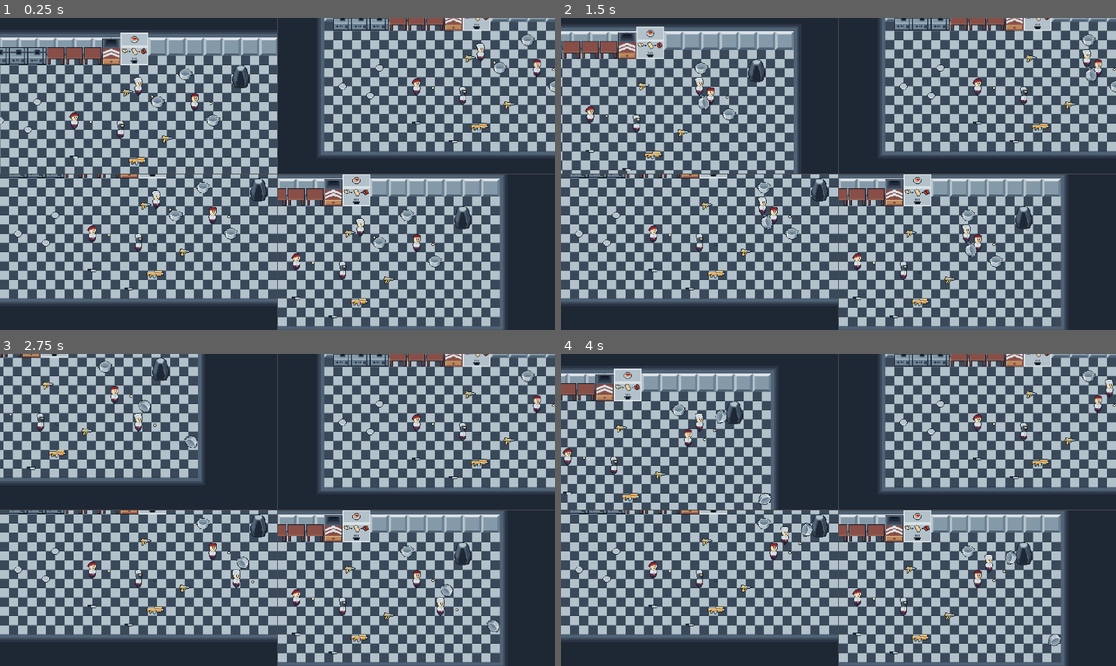
Above: before the commit, frames 1-4 (two rows, left to right).
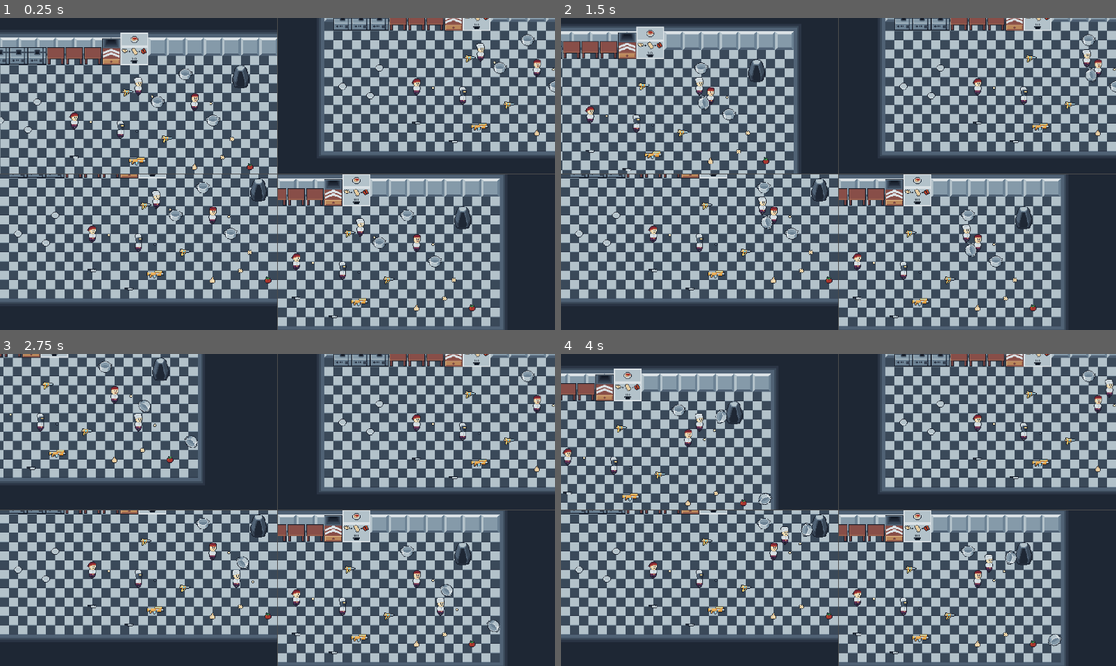
Above: after the commit, the same moments.

Repository: nonamecorn/romancce_macabre
Game: Godot game, scene res://game.tscn
Same seed, same stepped clock (60 frames per second), same inputs: the game is played once before the commit and once after it.
Inputs (mouse positions are in pixels of both pictures, inside the frame that each line leads up to):
- Up to frame 1 (0.25 s): no input
- Up to frame 2 (1.5 s): tap Enter at 0.5 s; move the mouse to (960, 158) at 0.52 s; hold D (p1_right) 0.53-1.28 s; right-click (960, 158) at 0.6 s; click (960, 158) at 0.67 s; move the mouse to (727, 189) at 1.27 s; hold S (p1_down) from 1.28 s (still down); click (727, 189) at 1.35 s
- Up to frame 3 (2.75 s): move the mouse to (333, 441) at 2.02 s; release S (p1_down) at 2.03 s; hold D (p1_right) from 2.03 s (still down); right-click (333, 441) at 2.1 s
- Up to frame 4 (4 s): move the mouse to (810, 572) at 2.77 s; release D (p1_right) at 2.78 s; hold W (p1_up) 2.78-3.53 s; click (810, 572) at 2.85 s; move the mouse to (1005, 556) at 3.52 s; hold A (p1_left) from 3.53 s (still down); right-click (1005, 556) at 3.6 s

The runs differ from the first frame. In frame 1, 0.2% of the frame differs, in the area x 34-98%, y 35-94%; in frame 2, 0.2%, in the area x 26-98%, y 35-94%; in frame 3, 0.2%; in frame 4, 0.2%.

Commit message:
final fixes

Diff:
--- a/lvls/map.tscn
+++ b/lvls/map.tscn
@@ -17,6 +17,9 @@
 [ext_resource type="PackedScene" uid="uid://x1q7hnbftsrp" path="res://obj/containers/plate.tscn" id="15_q58cs"]
 [ext_resource type="PackedScene" uid="uid://du0ix4us52k2r" path="res://lvls/cave.tscn" id="16_ie3xl"]
 [ext_resource type="Texture2D" uid="uid://d3g3buym2l6r0" path="res://img/items/howtospaghetti .png" id="17_4vclt"]
+[ext_resource type="PackedScene" uid="uid://wr3x0n1wfx4f" path="res://obj/entity/cornelius.tscn" id="18_ajnks"]
+[ext_resource type="PackedScene" uid="uid://c1nm243uchc6w" path="res://obj/entity/grloc.tscn" id="19_rmre4"]
+[ext_resource type="PackedScene" uid="uid://6dum362dqp5s" path="res://obj/entity/pomidor.tscn" id="20_2mgel"]
 
 [sub_resource type="TileSetAtlasSource" id="TileSetAtlasSource_b4fcx"]
 texture = ExtResource("5_04hbb")
@@ -209,3 +212,15 @@
 [node name="howtospaghetti" type="Sprite2D" parent="."]
 position = Vector2(264, 52)
 texture = ExtResource("17_4vclt")
+
+[node name="ingredient_base" parent="." instance=ExtResource("18_ajnks")]
+position = Vector2(416, 240)
+
+[node name="ingredient_base2" parent="." instance=ExtResource("19_rmre4")]
+position = Vector2(368, 256)
+
+[node name="ingredient_base3" parent="." instance=ExtResource("18_ajnks")]
+position = Vector2(432, 208)
+
+[node name="ingredient_base4" parent="." instance=ExtResource("20_2mgel")]
+position = Vector2(464, 256)
--- a/obj/containers/pot.gd
+++ b/obj/containers/pot.gd
@@ -7,7 +7,7 @@
 var cook_tween : Tween
 
 func matches(recipe : Recipe):
-	return recipe.inputs == ingredients
+	return recipe.matches(ingredients)
 
 func _ready() -> void:
 	ingredients_changed.connect(match_recipe)
Not shown: 1 places in lvls/map.tscn that only renumber resources
